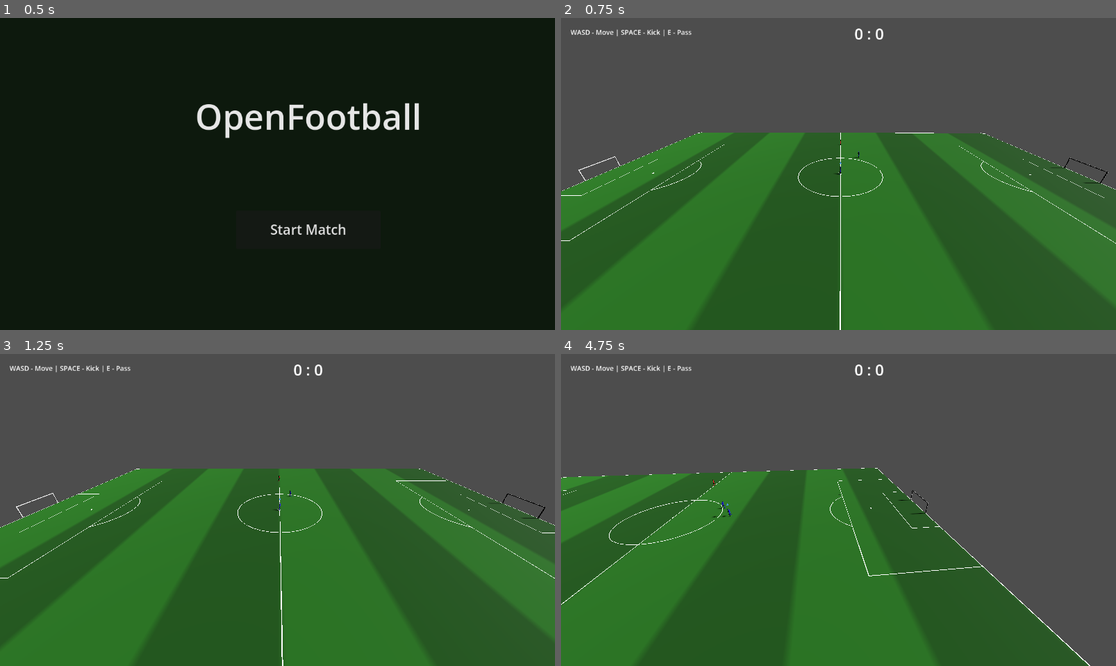
Above: before the commit, frames 1-4 (two rows, left to right).
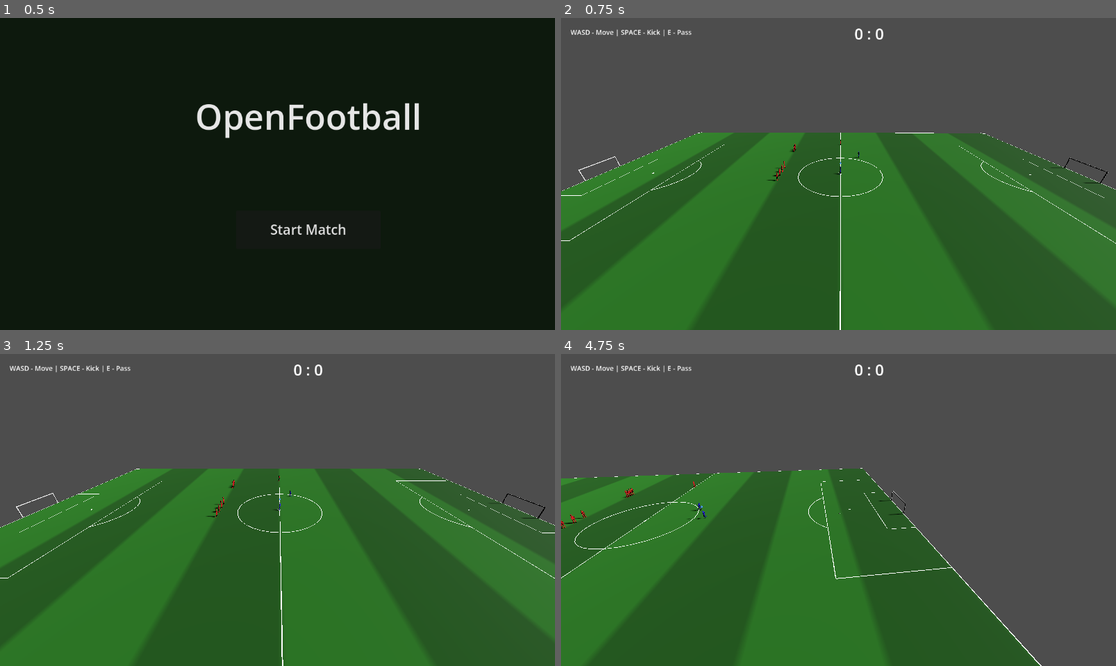
Above: after the commit, the same moments.

Repository: Churikov0112/open_football
Game: Godot game, scene res://scenes/main_menu.tscn
Two runs of this game, one before a commit and one after it. Both use one fixed random seed, a clock stepped at 60 frames per second and the inputs below.
Inputs (mouse positions are in pixels of both pictures, inside the frame that each line leads up to):
- Up to frame 1 (0.5 s): no input
- Up to frame 2 (0.75 s): click "Start Match" at 0.5 s
- Up to frame 3 (1.25 s): no input
- Up to frame 4 (4.75 s): move the mouse to (960, 494) at 1.27 s; hold Right (move_right) 1.28-2 s; hold E (pass) 1.28-2 s; click (960, 494) at 1.42 s; drag from (727, 525) to (810, 572) at 2.02 s; move the mouse to (894, 441) at 2.77 s; hold Right (move_right) 2.78-3.5 s; hold D (kick) 2.78-3.5 s; tap E (pass) at 3.05 s; drag from (810, 572) to (672, 463) at 3.52 s; move the mouse to (1005, 556) at 4.27 s; hold Left (move_left) from 4.28 s (still down); hold E (pass) from 4.28 s (still down); tap A (pass_lob) at 4.35 s

Frame 1 is identical in both runs. In frame 2, less than 0.1% of the frame differs, in the area x 37-43%, y 40-53%; in frame 3, less than 0.1%; in frame 4, 16%, in the area x 0-96%, y 36-100%.

Commit message:
feat(ball): in-flight block + low flight-end threshold; dribble chase-steer; DEBUG test walls
- Task 6: block_in_flight() — a flying ball hitting a player is damped and dropped
  to OPEN (no elastic bounce, no possession handoff); is_flight() predicate.
- FLIGHT_END_SPEED (2.0) decouples flight-end from the trap gate: the ball stays
  collidable while fast so a wall of defenders blocks it instead of sailing
  through after dropping out of FLIGHT at 9 m/s.
- Dribble chase-steer (DRIBBLE_CHASE_STEER): the stick can nudge the chase heading
  to go around a defender without losing the ball.
- DEBUG scaffolding (temporary, gated on DEBUG_DISABLE_OPPONENT): two walls of
  standing dummy opponents; stronger/flatter placeholder kick for wall testing.
  Revert these before finishing Phase 0.

Co-Authored-By: Claude Opus 4.8 <noreply@anthropic.com>

Diff:
--- a/scripts/ball/ball_controller.gd
+++ b/scripts/ball/ball_controller.gd
@@ -132,6 +132,22 @@
 ## Текущий владелец мяча (нейтральное имя поверх legacy-поля dribbler).
 func player() -> Node3D:
 	return dribbler
+
+
+## Мяч сейчас в полёте (после удара/паса)? Нейтральный предикат без доступа к enum извне.
+func is_flight() -> bool:
+	return state == BallState.FLIGHT
+
+
+## Блок в полёте: контакт летящего мяча с игроком гасит скорость, сбрасывает кручение и роняет
+## мяч в OPEN (коллизия с игроками выключается). Дальше — обычная борьба за подбор. Хук под
+## вратарский сейв — отдельная SaveArea в будущем; пока обычный блок.
+func block_in_flight() -> void:
+	linear_velocity *= 0.25
+	angular_velocity = Vector3.ZERO
+	_curl = Vector3.ZERO
+	state = BallState.OPEN
+	_set_player_collision(false)
 
 
 ## Слой игроков в маске мяча — ВКЛючаем только в полёте (блок/перехват), иначе капсула игрока
@@ -288,9 +304,10 @@
 				var left := horiz.normalized().cross(Vector3.UP)
 				vel += (left * _curl.z + Vector3.UP * _curl.y) * state_body.step * FootballConstants.MAGNUS_FORCE
 				_curl *= FootballConstants.MAGNUS_DECAY
-			# Полёт закончился, когда мяч замедлился до «подбираемого» — снова OPEN, коллизия с
-			# игроками выключается (чтобы капсула подбирающего не сбивала/подкидывала мяч).
-			if Vector3(vel.x, 0.0, vel.z).length() < FootballConstants.BALL_TRAP_MAX_SPEED:
+			# Полёт закончился, когда мяч почти остановился — снова OPEN, коллизия с игроками
+			# выключается (чтобы капсула подбирающего не сбивала/подкидывала мяч). Порог низкий,
+			# чтобы быстрый летящий мяч блокировался стенкой, а не выпадал из FLIGHT рано.
+			if Vector3(vel.x, 0.0, vel.z).length() < FootballConstants.FLIGHT_END_SPEED:
 				state = BallState.OPEN
 				_curl = Vector3.ZERO
 				_set_player_collision(false)
--- a/scripts/data/football_constants.gd
+++ b/scripts/data/football_constants.gd
@@ -42,7 +42,10 @@
 const PASS_POWER := 12.0
 const SHOT_Y_UP := 0.3           # подъём мяча при ударе
 const PASS_Y_UP := 0.1           # подъём мяча при пасе
-const BALL_TRAP_MAX_SPEED := 9.0 # быстрее этого (м/с) мяч не подбирается — он «в полёте»
+const BALL_TRAP_MAX_SPEED := 9.0 # быстрее этого (м/с) мяч не подбирается прочими игроками (адресат паса — минуя)
+const FLIGHT_END_SPEED := 2.0    # ниже этой скорости (м/с) полёт завершается → OPEN, коллизия с игроками off.
+                                 # НАМНОГО ниже trap-порога: пока мяч летит быстро — он блокируется игроками
+                                 # (стенка), а не «пролетает сквозь», выпав из FLIGHT слишком рано
 const MAGNUS_FORCE := 50.0       # масштаб бокового/подъёмного импульса кручения в полёте (кручёный удар — Фаза 1)
 const MAGNUS_DECAY := 0.99       # затухание вектора _curl за физкадр
 
@@ -102,6 +105,7 @@
 # (подкат/перехват зовут release_dribble отдельно). Флаг chasing + авто-догон возвращают мяч;
 # дистанционный сброс — лишь страховка для реально улетевшего мяча (выше любой дистанции удержания).
 const DRIBBLE_KEEP_DIST := 15.0   # дальше этого (м) владелец отпускает мяч (только совсем улетевший)
+const DRIBBLE_CHASE_STEER := 0.25  # доля подруливания стиком в фазе догона [0..1]: 0 = строго к мячу (сильнее магнит), выше = свободнее обойти соперника
 # Притягивание управляемого игрока к НИЧЕЙНОМУ мячу (вне владения): подруливаем направление
 # движения к мячу, если игрок идёт примерно к нему — чтобы не целиться точно и проще подбирать.
 const PICKUP_ASSIST_RADIUS := 3.0    # в пределах этого (м) до бесхозного мяча включается подруливание
--- a/scripts/match/match_manager.gd
+++ b/scripts/match/match_manager.gd
@@ -57,8 +57,8 @@
 var _charge_time: float = 0.0
 var _charge_player: CharacterBody3D
 const KICK_CHARGE_MAX_TIME: float = 0.5
-const KICK_POWER_MIN: float = 12.0
-const KICK_POWER_MAX: float = 25.0
+const KICK_POWER_MIN: float = 18.0
+const KICK_POWER_MAX: float = 34.0
 
 var _pass_rng := RandomNumberGenerator.new()
 var _pending_launch: Vector3 = Vector3.ZERO
@@ -455,6 +455,49 @@
 	new_player.ball = ball
 	new_player.home_goal = $GoalHome/GoalArea if has_node("GoalHome/GoalArea") else null
 	player_away = new_player
+	# Тестовая стенка из бездействующих соперников (только пока соперник отключён флагом) —
+	# удобно проверять удары/блоки. Вернём настоящего соперника → флаг false → стенки нет.
+	if FootballConstants.DEBUG_DISABLE_OPPONENT:
+		_spawn_wall_dummies()
+
+
+## Стенки из стоящих болванок team_2 (для теста ударов/блоков). Требует
+## DEBUG_DISABLE_OPPONENT=true (иначе они бы стали активным ИИ).
+func _spawn_wall_dummies() -> void:
+	_spawn_wall_line(Vector3(0.0, 0.5, -13.0), 2.0)    # разреженная (с зазорами), центр X=0
+	_spawn_wall_line(Vector3(15.0, 0.5, -13.0), 0.62)  # плотная (болванки вплотную), центр X=15
+
+
+## 4 болванки в линию по X, центрированы, с интервалом spacing (м).
+func _spawn_wall_line(center: Vector3, spacing: float) -> void:
+	for i in range(4):
+		var offset := (float(i) - 1.5) * spacing
+		_make_dummy_opponent(center + Vector3(offset, 0.0, 0.0))
+
+
+func _make_dummy_opponent(pos: Vector3) -> void:
+	var p := CharacterBody3D.new()
+	p.name = "WallDummy"
+	p.global_position = pos
+	var visual: PlayerVisual = preload("res://scenes/player_visual.tscn").instantiate()
+	p.add_child(visual)
+	p.add_child(PlayerMotor.new())
+	visual.apply_appearance({"kit_color": Color(0.9, 0.1, 0.1)})
+	var col := CollisionShape3D.new()
+	var shape := CapsuleShape3D.new()
+	shape.height = 1.5
+	shape.radius = 0.3
+	col.shape = shape
+	col.position = Vector3(0, 0.25, 0)
+	p.add_child(col)
+	add_child(p)
+	p.add_to_group("team_2")
+	p.collision_layer = FootballConstants.PLAYER_COLLISION_MASK
+	p.collision_mask = FootballConstants.PLAYER_COLLISION_MASK | FootballConstants.BOUNDARY_COLLISION_LAYER
+	p.set_script(preload("res://scripts/ai/simple_ai.gd"))
+	p.set_physics_process(true)
+	p.ball = ball
+	p.home_goal = $GoalHome/GoalArea if has_node("GoalHome/GoalArea") else null
 
 
 func _setup_teammate() -> void:
@@ -749,11 +792,18 @@
 			var sprint_now := Input.get_action_strength(&"sprint")
 			ball.set_dribble_intent(stick, FootballConstants.DRIBBLE_SPRINT_PUSH_EXTRA * sprint_now)
 		if chasing:
-			# ДОГОН (мяч вырвался): бежим СТРОГО к мячу (даже если стик отпущен), стик не отклоняет.
+			# ДОГОН (мяч вырвался): ведём к мячу, но стик может ПОДРУЛИТЬ (обойти соперника на
+			# пути), не теряя мяч — блёнд DRIBBLE_CHASE_STEER. Стик отпущен → строго к мячу.
 			var to_ball := ball.global_position - controlled_player.global_position
 			to_ball.y = 0.0
 			if to_ball.length() > 0.01:
-				dir = to_ball.normalized()
+				var chase_dir := to_ball.normalized()
+				if active:
+					var w := FootballConstants.DRIBBLE_CHASE_STEER
+					var mixed := chase_dir * (1.0 - w) + stick.normalized() * w
+					if mixed.length() > 0.01:
+						chase_dir = mixed.normalized()
+				dir = chase_dir
 		elif active:
 			# Мяч у ног: ведём в направлении СТИКА (толкаем сквозь).
 			dir = stick.normalized()
@@ -846,7 +896,7 @@
 		var ratio := clampf(_charge_time / KICK_CHARGE_MAX_TIME, 0.0, 1.0)
 		var power := lerpf(KICK_POWER_MIN, KICK_POWER_MAX, ratio)
 		var dir: Vector3 = ball.get_dribble_direction()
-		dir.y = lerpf(0.05, 0.5, ratio)  # слабый удар — низом, сильный — с подъёмом
+		dir.y = lerpf(0.02, 0.15, ratio)  # настильно: слабый удар почти по земле, сильный — лёгкий подъём
 		_cancel_charge()
 
 		# Подключаемся к commit-action системе, но БЕЗ блокировки мотора.
@@ -1511,7 +1561,11 @@
 
 
 func _on_ball_collision(body: Node) -> void:
-	pass
+	# Блок: летящий мяч коснулся игрока (защитник на пути / попал в своего). Гасим и роняем
+	# мяч в OPEN (без мгновенной передачи владения — дальше обычная борьба за подбор).
+	if body is CharacterBody3D and (body.is_in_group("team_1") or body.is_in_group("team_2")) \
+			and ball.has_method(&"is_flight") and ball.is_flight() and ball.has_method(&"block_in_flight"):
+		ball.block_in_flight()
 
 
 func _reset_ball() -> void:
